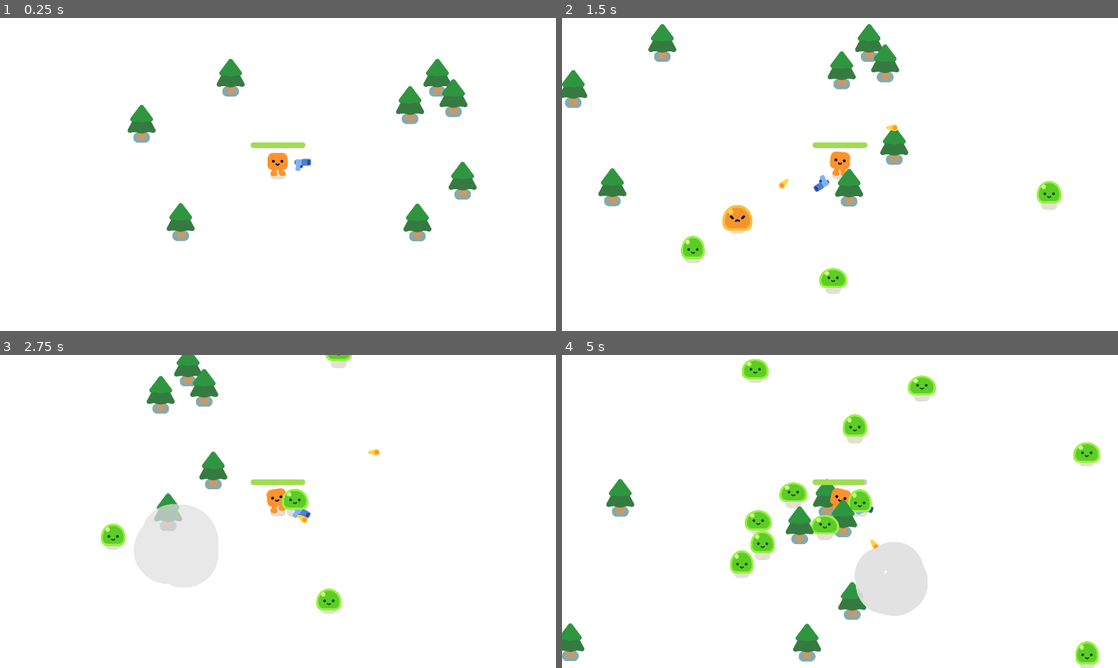
Above: before the commit, frames 1-4 (two rows, left to right).
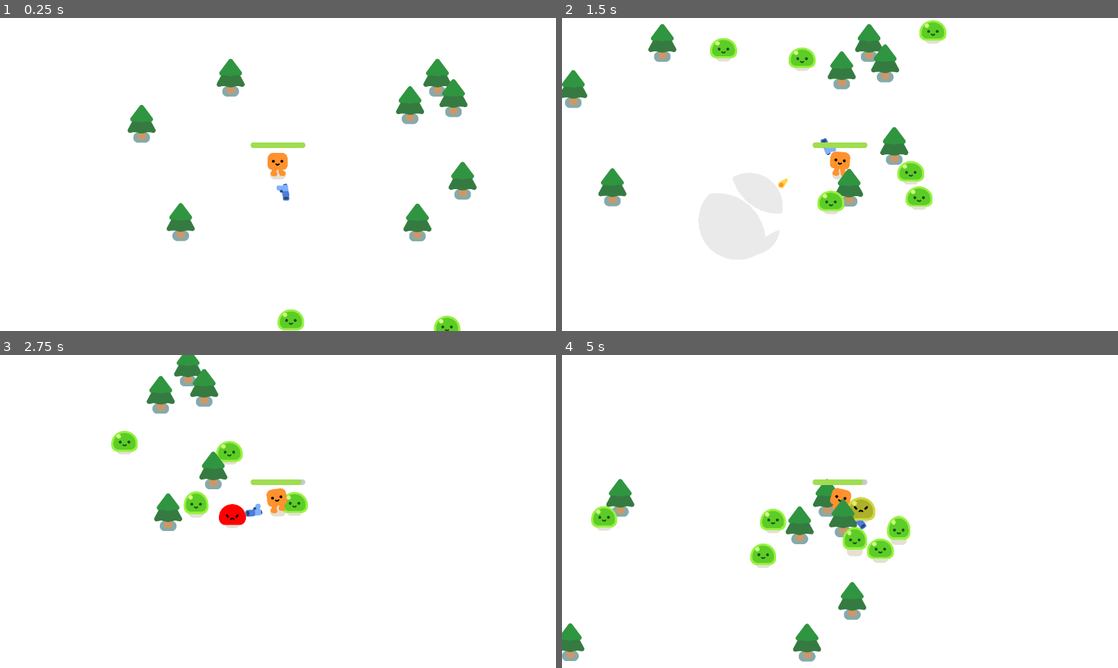
Above: after the commit, the same moments.

Repository: csdatnguyen/infinite-arena
Game: Godot game, scene res://scenes/survivors_game/survivors_game.tscn
Same seed, same stepped clock (60 frames per second), same inputs: the game is played once before the commit and once after it.
Inputs:
- Up to frame 1 (0.25 s): no input
- Up to frame 2 (1.5 s): hold D (move_right) 0.53-1.28 s; hold S (move_down) from 1.28 s (still down)
- Up to frame 3 (2.75 s): release S (move_down) at 2.03 s; hold D (move_right) from 2.03 s (still down)
- Up to frame 4 (5 s): release D (move_right) at 2.78 s; hold W (move_up) 2.78-3.53 s; hold A (move_left) from 3.53 s (still down)

The runs differ from the first frame. In frame 1, 0.6% of the frame differs, in the area x 49-83%, y 44-100%; in frame 2, 3.3%; in frame 3, 2.6%; in frame 4, 7.2%, in the area x 5-97%, y 1-100%.

Commit message:
Added Beta Version

Diff:
--- a/assets/characters/slime/slime.gd
+++ b/assets/characters/slime/slime.gd
@@ -8,3 +8,6 @@
 func play_hurt():
 	%AnimationPlayer.play("hurt")
 	%AnimationPlayer.queue("walk")
+
+func play_idle():
+	%AnimationPlayer.play("idle")
--- /dev/null
+++ b/assets/characters/slime/slime.gdshader
@@ -0,0 +1,19 @@
+shader_type canvas_item;
+
+uniform float flash_amount = 0.0;
+uniform vec4 flash_color : source_color = vec4(1.0, 0.0, 0.0, 1.0); // flash red on hit
+uniform vec4 base_tint_color : source_color = vec4(1.0, 1.0, 1.0, 1.0); // white
+uniform float tint_strength = 0.0; // 0 = no tint, 1 = full tint
+
+void fragment() {
+    vec4 tex_color = texture(TEXTURE, UV);
+
+    // Gently tint the original sprite
+    vec4 tinted_color = mix(tex_color, base_tint_color, tint_strength);
+
+    // Blend flash color if needed
+    COLOR = mix(tinted_color, flash_color, flash_amount);
+
+    // Preserve transparency
+    COLOR.a = tex_color.a;
+}
--- a/assets/characters/slime/slime.tscn
+++ b/assets/characters/slime/slime.tscn
@@ -1,12 +1,19 @@
-[gd_scene load_steps=12 format=3 uid="uid://ogik4s70pgwl"]
+[gd_scene load_steps=14 format=3 uid="uid://ogik4s70pgwl"]
 
 [ext_resource type="Texture2D" uid="uid://dvgfmy6vtvjji" path="res://assets/characters/slime/slime_body.png" id="1_3j35h"]
 [ext_resource type="Script" uid="uid://b25bt05fvoc08" path="res://assets/characters/slime/slime.gd" id="1_87y5x"]
 [ext_resource type="Texture2D" uid="uid://b7rhtttevhxtj" path="res://assets/characters/ground_shadow.png" id="1_cq7ej"]
 [ext_resource type="Texture2D" uid="uid://c078jrp2yvc4s" path="res://assets/characters/slime/slime_face.png" id="2_ygydt"]
+[ext_resource type="Shader" uid="uid://tepk75pjqo15" path="res://assets/characters/slime/slime.gdshader" id="3_lu3un"]
 [ext_resource type="Texture2D" uid="uid://btbxea1f3vwot" path="res://assets/characters/slime/slime_body_hurt.png" id="4_0qu0c"]
 [ext_resource type="Texture2D" uid="uid://cai2ijnbypqtr" path="res://assets/characters/slime/slime_hurt_eyes.png" id="4_hi70h"]
 
+[sub_resource type="ShaderMaterial" id="ShaderMaterial_7wfa1"]
+shader = ExtResource("3_lu3un")
+shader_parameter/flash_amount = 0.0
+shader_parameter/flash_color = Color(1, 0, 0, 1)
+shader_parameter/base_tint_color = Color(1, 1, 1, 1)
+shader_parameter/tint_strength = 0.0
 
 [sub_resource type="Animation" id="Animation_y4lve"]
 length = 0.001
@@ -225,6 +232,7 @@
 [node name="Anchor" type="Marker2D" parent="."]
 
 [node name="SlimeBody" type="Sprite2D" parent="Anchor"]
+material = SubResource("ShaderMaterial_7wfa1")
 texture = ExtResource("1_3j35h")
 offset = Vector2(0, -36)
 
@@ -242,5 +250,5 @@
 [node name="AnimationPlayer" type="AnimationPlayer" parent="."]
 unique_name_in_owner = true
 libraries = {
-"": SubResource("AnimationLibrary_j6cum")
-}
+&"": SubResource("AnimationLibrary_j6cum")
+}
--- a/scenes/mob/mob.gd
+++ b/scenes/mob/mob.gd
@@ -1,22 +1,67 @@
 extends CharacterBody2D
 
+# Behavioral Pattern: State – manage mob behavior with distinct states
+enum MobState { IDLE, CHASE, DEAD }
+var state: MobState = MobState.IDLE  # Start in idle state
 
 # Creational Pattern: Lazy Initialization
 var smoke_scene = null 	# only load when needed
 
+# Mob's hp and speed
 var health = 3
+var speed: float = 200.0
+
+# For handling mobs deaths (MobState.DEAD)
+var dead_handled = false
 
 # To ensure everything is loaded before getting the player's position
 @onready var player = get_node("/root/Game/Player")
 
+# Duplicate the material to prevent shared flashing across all mobs
+@onready var shader_material: ShaderMaterial = $Slime/Anchor/SlimeBody.material.duplicate()
+
+
 func _ready():
+	# Apply the unique material to this mob instance
+	$Slime/Anchor/SlimeBody.material = shader_material
+
 	%Slime.play_walk()
 
+
 func _physics_process(delta):
-	# global_position: where something is in the game world
-	var direction = global_position.direction_to(player.global_position)
-	velocity = direction * 200.0
-	move_and_slide()
+	match state:
+		MobState.IDLE:
+			# Do nothing and play idle animation
+			%Slime.play_idle()
+			velocity = Vector2.ZERO
+			move_and_slide()
+
+		MobState.CHASE:
+			# global_position: where something is in the game world
+			var direction = global_position.direction_to(player.global_position)
+			velocity = direction * speed
+			move_and_slide()
+
+		MobState.DEAD:
+			if not dead_handled:
+				dead_handled = true
+
+				# Load smoke only the first time it's needed
+				var smoke = get_smoke_scene().instantiate()
+				get_parent().add_child(smoke)	# get_parent() add sibling of a mob, smoke does not disappear after queue_free()
+				smoke.global_position = global_position
+
+				queue_free()
+
+			# No movement when dead
+			velocity = Vector2.ZERO
+			move_and_slide()
+
+	# State transition: from IDLE to CHASE when player is nearby
+	if state == MobState.IDLE:
+		var distance_to_player = global_position.distance_to(player.global_position)
+		if distance_to_player < 1000:  # Adjust threshold as needed
+			state = MobState.CHASE
 
 
 # Lazy Initialization: loads smoke scene only once when first needed
@@ -25,14 +70,19 @@
 		smoke_scene = preload("res://assets/smoke_explosion/smoke_explosion.tscn")
 	return smoke_scene
 
+
+# Shader Effect: Flash the mob briefly when taking damage
+func flash():
+	#print("Flashing!")
+	shader_material.set_shader_parameter("flash_amount", 1.0)
+	await get_tree().create_timer(0.1).timeout
+	shader_material.set_shader_parameter("flash_amount", 0.0)
+
+
 func take_damage():
 	health -= 1
+	flash()
 	%Slime.play_hurt()
 
-	if health == 0:
-		queue_free()
-
-		# Load smoke only the first time it's needed
-		var smoke = get_smoke_scene().instantiate()
-		get_parent().add_child(smoke)	# get_parent() add sibling of a mob, smoke does not disappear after queue_free()
-		smoke.global_position = global_position
+	if health <= 0 and state != MobState.DEAD:
+		state = MobState.DEAD
--- a/scenes/mob/mob.tscn
+++ b/scenes/mob/mob.tscn
@@ -1,7 +1,24 @@
-[gd_scene load_steps=4 format=3 uid="uid://8ja1sybyqlhm"]
+[gd_scene load_steps=6 format=3 uid="uid://8ja1sybyqlhm"]
 
 [ext_resource type="PackedScene" uid="uid://ogik4s70pgwl" path="res://assets/characters/slime/slime.tscn" id="1_dy6sc"]
 [ext_resource type="Script" uid="uid://bv2er68set813" path="res://scenes/mob/mob.gd" id="1_nokgg"]
+
+[sub_resource type="Shader" id="Shader_nnm6l"]
+code = "shader_type canvas_item;
+
+uniform float flash_amount = 0.0;
+uniform vec4 flash_color : source_color = vec4(1.0, 0.0, 0.0, 1.0); // red
+
+void fragment() {
+    vec4 tex_color = texture(TEXTURE, UV);
+    COLOR = mix(tex_color, flash_color, flash_amount) * tex_color.a;
+}
+"
+
+[sub_resource type="ShaderMaterial" id="ShaderMaterial_oydm2"]
+shader = SubResource("Shader_nnm6l")
+shader_parameter/flash_amount = 0.0
+shader_parameter/flash_color = Color(1, 0, 0, 1)
 
 [sub_resource type="CircleShape2D" id="CircleShape2D_nokgg"]
 radius = 30.0
@@ -13,6 +30,7 @@
 
 [node name="Slime" parent="." instance=ExtResource("1_dy6sc")]
 unique_name_in_owner = true
+material = SubResource("ShaderMaterial_oydm2")
 scale = Vector2(0.55, 0.55)
 
 [node name="CollisionShape2D" type="CollisionShape2D" parent="."]
--- a/scenes/mob/mob_factory.gd
+++ b/scenes/mob/mob_factory.gd
@@ -1,7 +1,35 @@
 extends Node
 
-# Creational Pattern: Factory Method
-# for creating mobs
-func create_mob() -> Node2D:
-	const MOB = preload("res://scenes/mob/mob.tscn")
-	return MOB.instantiate()
+# Base mob scene used as the prototype for cloning variants
+const BASE_MOB = preload("res://scenes/mob/mob.tscn")
+
+# Factory Method: Create a new base mob instance (used as prototype)
+func create_base_mob() -> Node2D:
+	var mob = BASE_MOB.instantiate()
+	set_tint(mob, Color.WHITE, 0.0) # remain untined
+	return mob
+
+# Prototype Pattern: Create a small mob by cloning the base and customizing its properties
+func create_small_mob() -> Node2D:
+	var mob = create_base_mob()
+	mob.scale = Vector2(0.5, 0.5)
+	mob.health = 1
+	mob.speed = 300
+	set_tint(mob, Color(0.4, 1.0, 1.0), 0.7)  # cyan
+	return mob
+
+# Prototype Pattern: Create a big mob by cloning the base and customizing its properties
+func create_big_mob() -> Node2D:
+	var mob = create_base_mob()
+	mob.scale = Vector2(1.5, 1.5)
+	mob.health = 5
+	mob.speed = 100
+	set_tint(mob, Color(1.0, 0.6, 0.8), 0.7) # pink
+	return mob
+
+# Apply a base tint color to the mob's shader material
+func set_tint(mob: Node2D, color: Color, strength: float) -> void:
+	var mat = mob.get_node("Slime/Anchor/SlimeBody").material
+	if mat is ShaderMaterial:
+		mat.set_shader_parameter("base_tint_color", color)
+		mat.set_shader_parameter("tint_strength", strength)
--- /dev/null
+++ b/scenes/mob/wave_builder.gd
@@ -0,0 +1,55 @@
+extends Node
+
+# Builder Pattern: builds waves with configurable parameters
+
+var mob_count := 5
+var mob_type := "base"  # "base", "small", "big", "mixed"
+var mob_factory := preload("res://scenes/mob/mob_factory.gd").new()
+var spawn_area_node: Node = null  # reference to where mobs should spawn (set by caller)
+
+func set_mob_count(count: int) -> Node:
+	mob_count = count
+	return self
+
+func set_mob_type(type: String) -> Node:
+	mob_type = type
+	return self
+
+func set_spawn_area(area: Node) -> Node:
+	spawn_area_node = area
+	return self
+
+
+func build_wave():
+	for i in range(mob_count):
+		var mob = create_mob()
+		if mob and spawn_area_node:
+			spawn_area_node.add_child(mob)
+			spawn_mob_randomly(mob)
+
+
+# Create mob based on selected type
+func create_mob() -> Node2D:
+	match mob_type:
+		"small":
+			return mob_factory.create_small_mob()
+		"big":
+			return mob_factory.create_big_mob()
+		"mixed":
+			var roll = randf()
+			if roll < 0.33:
+				return mob_factory.create_base_mob()
+			elif roll < 0.66:
+				return mob_factory.create_small_mob()
+			else:
+				return mob_factory.create_big_mob()
+		_:
+			return mob_factory.create_base_mob()
+
+
+# Position mob somewhere randomly along a path
+func spawn_mob_randomly(mob: Node2D):
+	if spawn_area_node.has_node("Player/Path2D/PathFollow2D"):
+		var path = spawn_area_node.get_node("Player/Path2D/PathFollow2D")
+		path.progress_ratio = randf()
+		mob.global_position = path.global_position
--- a/scenes/survivors_game/survivors_game.gd
+++ b/scenes/survivors_game/survivors_game.gd
@@ -1,23 +1,46 @@
 extends Node2D
 
-# for creating mobs
-var mob_factory = preload("res://scenes/mob/mob_factory.gd").new()
+# for creating mob waves
+var wave_index := 0
+var wave_configs = [
+	{"count": 10, "type": "base"},
+	{"count": 10, "type": "big"},
+	{"count": 10, "type": "small"},
+	{"count": 10, "type": "mixed"}
+]
+
 
 func _ready():
 	# Behavioral Pattern: Observer: connect to player's health_depleted signal
 	%Player.health_depleted.connect(_on_player_health_depleted)
 
-func spawn_mob():
-	var new_mob = mob_factory.create_mob()
-	%PathFollow2D.progress_ratio = randf()	# random num between 0 and 1
-	new_mob.global_position = %PathFollow2D.global_position
-	add_child(new_mob)
+	# Spawn the first wave immediately
+	spawn_mob_wave()
+
+	# Then start the timer to handle the next waves
+	$SpawnTimer.start()
 
 
-func _on_timer_timeout() -> void:
-	spawn_mob()
+func spawn_mob_wave():
+	if wave_index < wave_configs.size():
+		var config = wave_configs[wave_index]
+		wave_index += 1
+
+		var wave_builder = preload("res://scenes/mob/wave_builder.gd").new()
+		wave_builder\
+			.set_mob_count(config["count"])\
+			.set_mob_type(config["type"])\
+			.set_spawn_area(self)\
+			.build_wave()
+	else:
+		print("All waves complete.")
 
 
 func _on_player_health_depleted() -> void:
 	%GameOver.visible = true
 	get_tree().paused = true	#get scene tree, root of all game nodes
+
+
+func _on_spawn_timer_timeout() -> void:
+	spawn_mob_wave()
+	$SpawnTimer.start()  # restart the timer to trigger the next wave
--- a/scenes/survivors_game/survivors_game.tscn
+++ b/scenes/survivors_game/survivors_game.tscn
@@ -91,4 +91,8 @@
 theme_override_font_sizes/font_size = 46
 text = "GAME OVER :("
 
+[node name="SpawnTimer" type="Timer" parent="."]
+wait_time = 5.0
+
 [connection signal="timeout" from="Timer" to="." method="_on_timer_timeout"]
+[connection signal="timeout" from="SpawnTimer" to="." method="_on_spawn_timer_timeout"]
